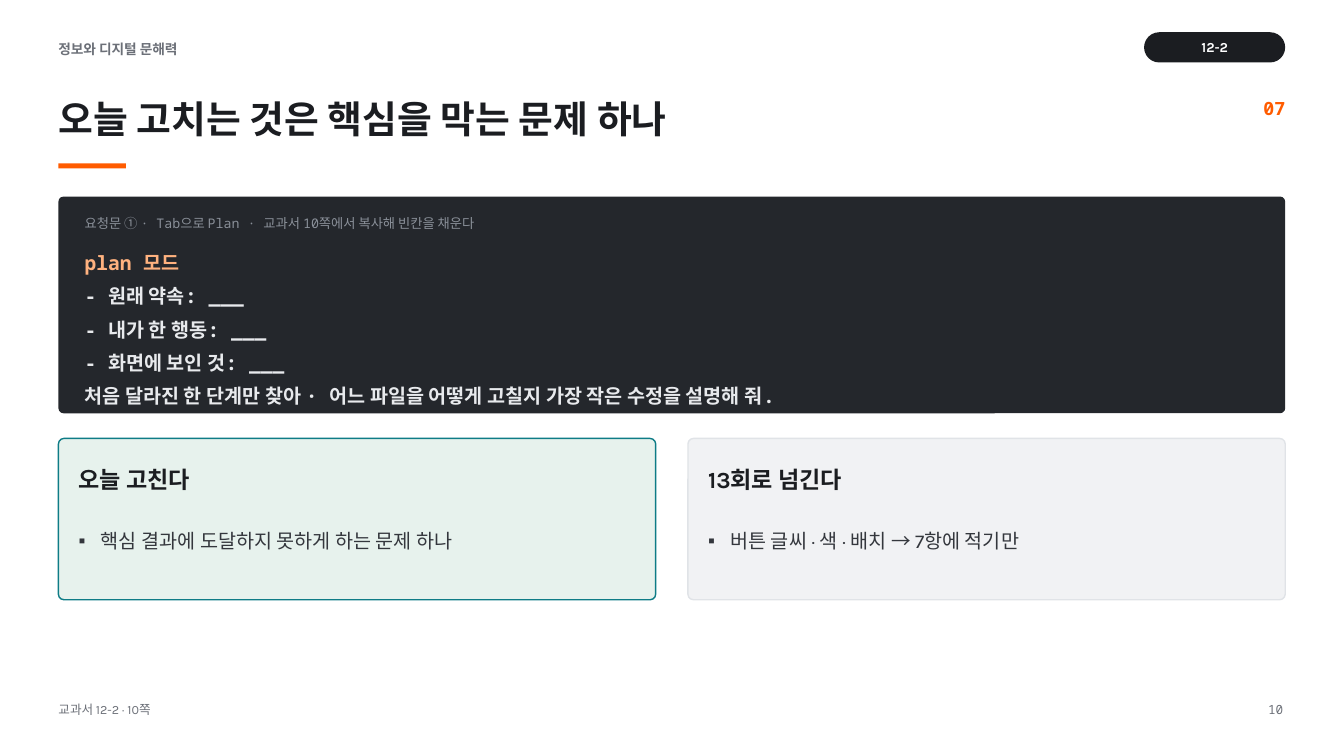
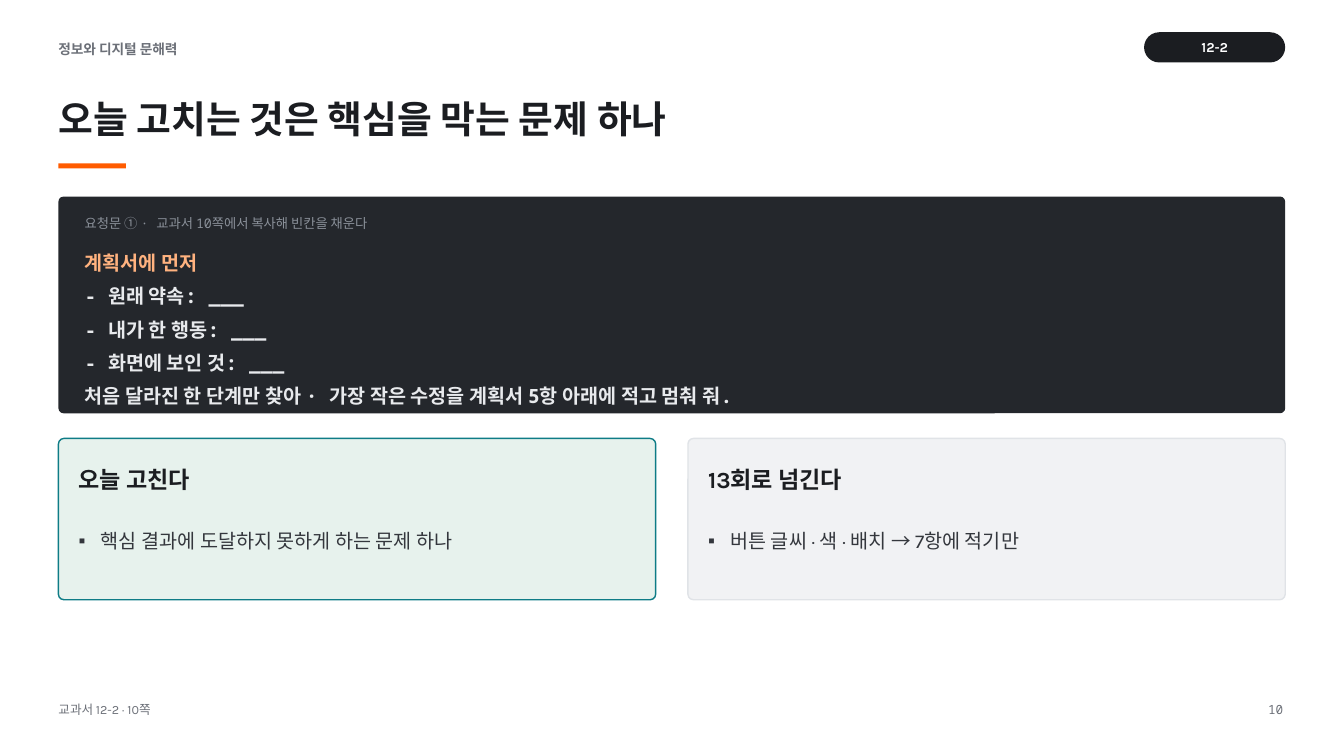
Before and after one commit to vcl-korea/2026-2nd-semester__jdh, a slide deck: slide 10 of 12/ppt/12-2_사용자_흐름_테스트와_제출_ZIP_연습.pptx. Drawn at 1344x756 pixels with LibreOffice and Linux fonts; fonts in the diff are those of the drawing. Boxes give left, top, right and bottom in pixels: in the first picture for what was removed or moved away, otherwise in the second. Text is boxed around its words. In the diff, an @@ line names an element or a change of style, - is before the commit and + after.

```diff
--- a/12/ppt/12-2_사용자_흐름_테스트와_제출_ZIP_연습.pptx
+++ b/12/ppt/12-2_사용자_흐름_테스트와_제출_ZIP_연습.pptx
@@ text removed at (1263, 102, 1285, 115) @@
-07
@@ text at (85, 217, 368, 229): text changed @@
-요청문 ① · Tab으로 Plan · 교과서 10쪽에서 복사해 빈칸을 채운다
+요청문 ① · 교과서 10쪽에서 복사해 빈칸을 채운다
@@ text at (85, 253, 197, 272): text changed @@
-plan 모드
+계획서에 먼저
@@ text at (85, 386, 732, 405): text changed @@
-처음 달라진 한 단계만 찾아 · 어느 파일을 어떻게 고칠지 가장 작은 수정을 설명해 줘.
+처음 달라진 한 단계만 찾아 · 가장 작은 수정을 계획서 5항 아래에 적고 멈춰 줘.
```
Also in this commit, not shown: 14 other slides changed, 57 other files.
